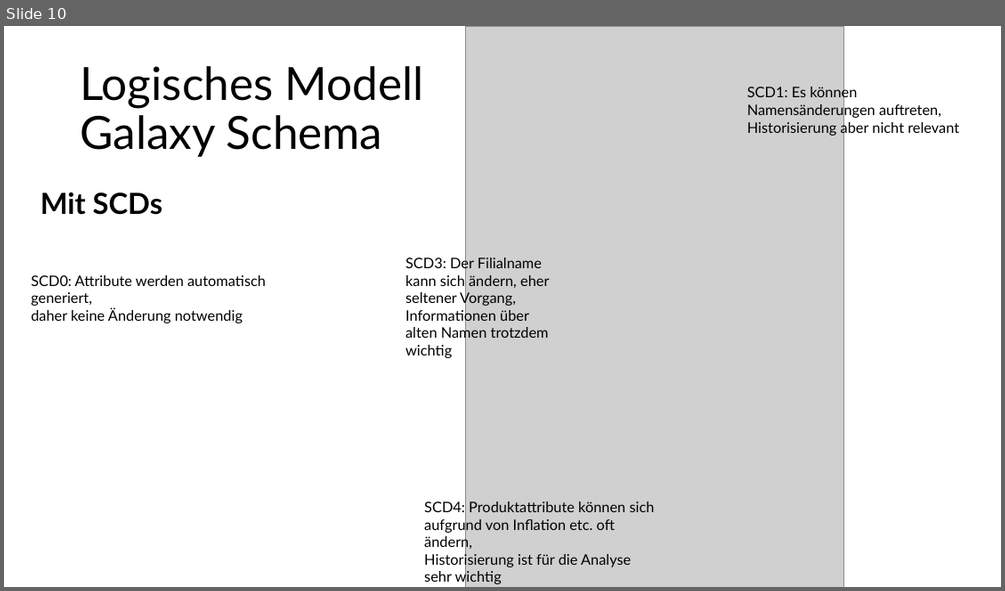
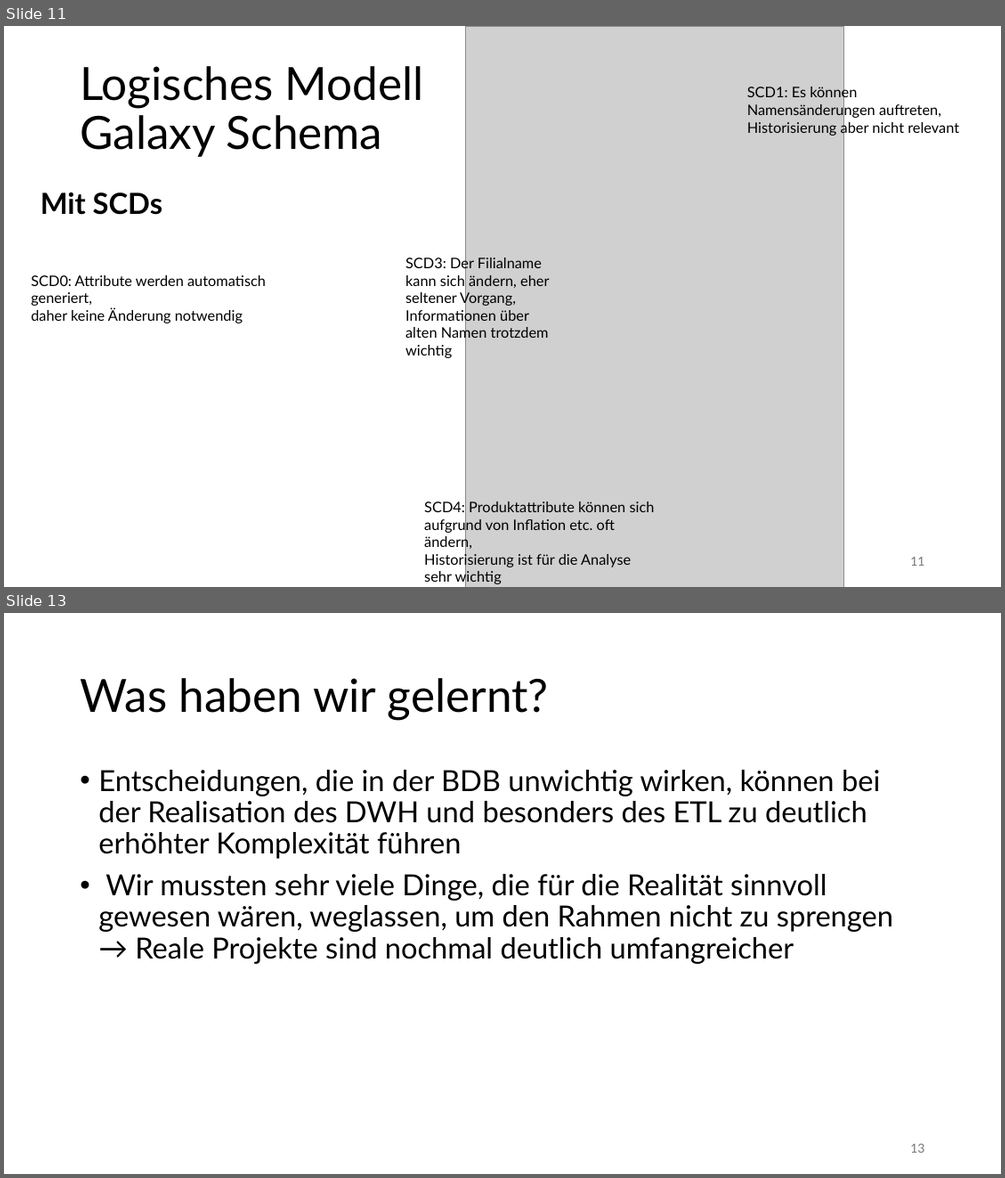
Before and after one commit to Thoerchen/BackZeit, a slide deck: Präsentation/Präsentation.pptx. Shown one above the other, each under a label of ours: slide 10 before the commit, slides 11 and 13 after it; the slides between them are not shown. The pictures are 1005x591 and 1005x1178 pixels, drawn with LibreOffice and Linux fonts; fonts in the diff are those of the drawing; grey boxes stand for pictures. Boxes give left, top, right and bottom in pixels: in the first picture for what was removed or moved away, otherwise in the second. Text is boxed around its words. In the diff, an @@ line names an element or a change of style, - is before the commit and + after.

```diff
--- a/Präsentation/Präsentation.pptx
+++ b/Präsentation/Präsentation.pptx
@@ slide 13 added at (4,613,1001,1174), background #FFFFFF @@
@@ title added at (80,678,549,720), 44 pt, text #000000 @@
+Was haben wir gelernt?
@@ text added at (98,770,893,964), 28 pt, text #000000 @@
+• Entscheidungen, die in der BDB unwichtig wirken, können bei der Realisation des DWH und besonders des ETL zu deutlich erhöhter Komplexität führen
+• Wir mussten sehr viele Dinge, die für die Realität sinnvoll gewesen wären, weglassen, um den Rahmen nicht zu sprengen
+  → Reale Projekte sind nochmal deutlich umfangreicher
@@ page number added at (910,1143,924,1152), 12 pt, text #797979 @@
+13
@@ what was slide 10 is now slide 11 @@
@@ slide 11 changed as well @@
@@ page number added at (910,556,924,565), 12 pt, text #797979 @@
+11
```
Also in this commit, not shown: 9 other slides changed, 3 other slides added, 2 slides removed.
